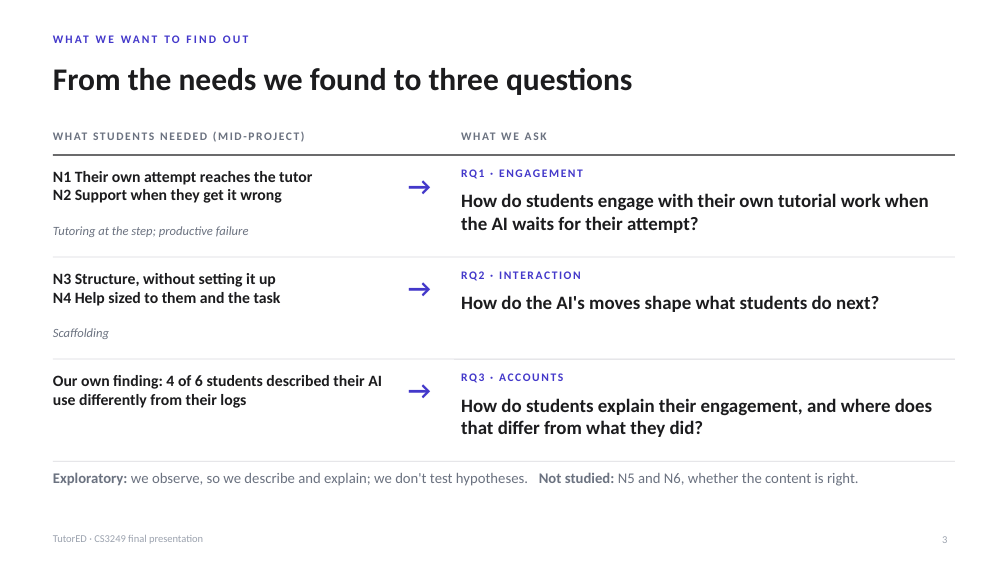
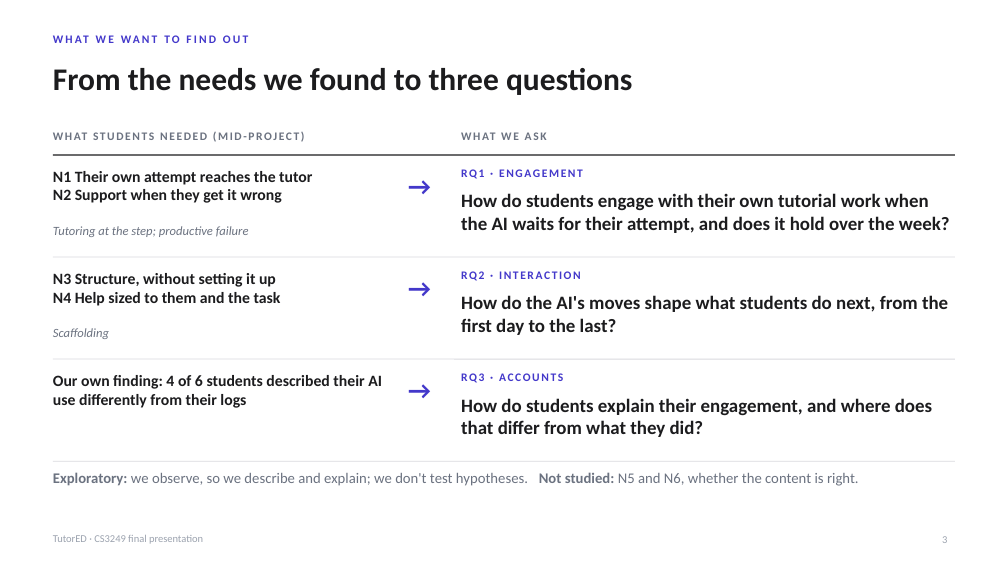
Before and after one commit to lucasisnotcool/ChatterED, a slide deck: slide 3 of docs/group/final-presentation/UserStudy_Lucas.pptx. Drawn at 1008x567 pixels with LibreOffice and Linux fonts; fonts in the diff are those of the drawing. Boxes give left, top, right and bottom in pixels: in the first picture for what was removed or moved away, otherwise in the second. Text is boxed around its words. In the diff, an @@ line names an element or a change of style, - is before the commit and + after.

```diff
--- a/docs/group/final-presentation/UserStudy_Lucas.pptx
+++ b/docs/group/final-presentation/UserStudy_Lucas.pptx
@@ text at [461,193,950,233]: text changed @@
-How do students engage with their own tutorial work when the AI waits for their attempt?
+How do students engage with their own tutorial work when the AI waits for their attempt, and does it hold over the week?
@@ text at [461,295,948,335]: text changed @@
-How do the AI's moves shape what students do next?
+How do the AI's moves shape what students do next, from the first day to the last?
```
Also in this commit, not shown: 3 other slides changed, 1 other file.
